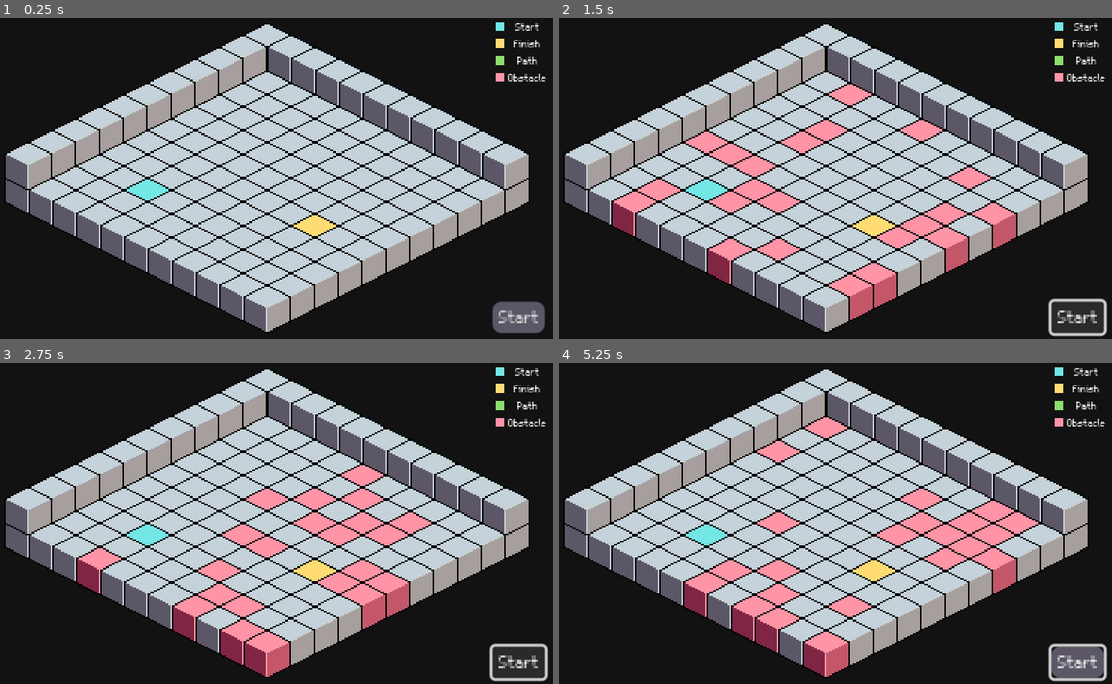
Above: before the commit, frames 1-4 (two rows, left to right).
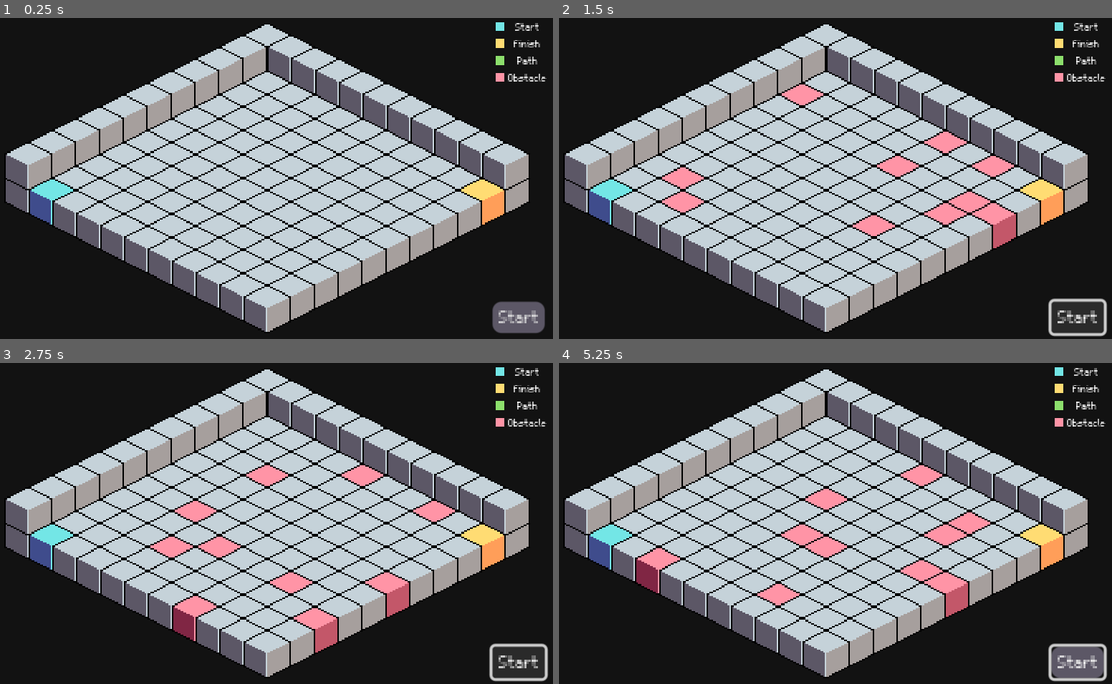
Above: after the commit, the same moments.

Repository: COMP359/Godot-Grassfire-Simulator
Game: Godot game, scene res://scenes/main.tscn
Same seed, same stepped clock (60 frames per second), same inputs: the game is played once before the commit and once after it.
Inputs (mouse positions are in pixels of both pictures, inside the frame that each line leads up to):
- Up to frame 1 (0.25 s): no input
- Up to frame 2 (1.5 s): click "Start" at 0.5 s; click "Start" at 1.25 s
- Up to frame 3 (2.75 s): click "Start" at 2 s
- Up to frame 4 (5.25 s): tap Enter at 2.75, 4.25 s; move the mouse to (951, 507) at 2.77 s; hold Shift 2.78-3.5 s; click (951, 507) at 2.92 s; tap Space at 3.5, 5 s; drag from (713, 539) to (796, 587) at 3.52 s; move the mouse to (885, 452) at 4.27 s; tap Ctrl at 4.35 s; click (885, 452) at 4.42 s; drag from (796, 587) to (653, 475) at 5.02 s

The runs differ from the first frame. In frame 1, 1.7% of the frame differs, in the area x 5-92%, y 50-68%; in frame 2, 11%; in frame 3, 11%; in frame 4, 11%, in the area x 5-92%, y 16-98%.

Commit message:
Added Sample Test Case

Diff:
--- a/scenes/main.gd
+++ b/scenes/main.gd
@@ -1,6 +1,6 @@
 extends Node2D
 
-@onready var tilemap = $grid
+@onready var tilemap = $tilemap
 
 var grid = []
 var grid_width = 10
--- a/scenes/main.tscn
+++ b/scenes/main.tscn
@@ -58,13 +58,8 @@
 
 [node name="main" type="Node2D"]
 script = ExtResource("1_joo28")
-start_position_x = 2
-start_position_y = -2
-finish_position_x = 7
-finish_position_y = -4
-percentage_obstacles = 21.5
 
-[node name="grid" type="TileMap" parent="."]
+[node name="tilemap" type="TileMap" parent="."]
 y_sort_enabled = true
 position = Vector2(32, 108)
 tile_set = SubResource("TileSet_8sr3s")
--- a/tests/test_grid.gd
+++ b/tests/test_grid.gd
@@ -1,19 +1,13 @@
 extends GutTest
-
-func before_all():
-	gut.p("Runs once before all tests")
+const Main = preload("res://scenes/main.gd")
+var _main = null;
 
 func before_each():
-	gut.p("Runs before each test.")
+	_main = Main.new();
 
 func after_each():
-	gut.p("Runs after each test.")
+	_main.free();
 
-func after_all():
-	gut.p("Runs once after all tests")
-
-func test_assert_eq_number_not_equal():
-	assert_eq(1, 1, "Should fail.  1 != 2")
-
-func test_assert_eq_number_equal():
-	assert_eq('asdf', 'asdf', "Should pass")
+func test_check_valid_grid_dimension():
+	assert_eq(_main.grid_height, 10);
+	assert_eq(_main.grid_width, 10);
Not shown, changed: .gut_editor_config.json
